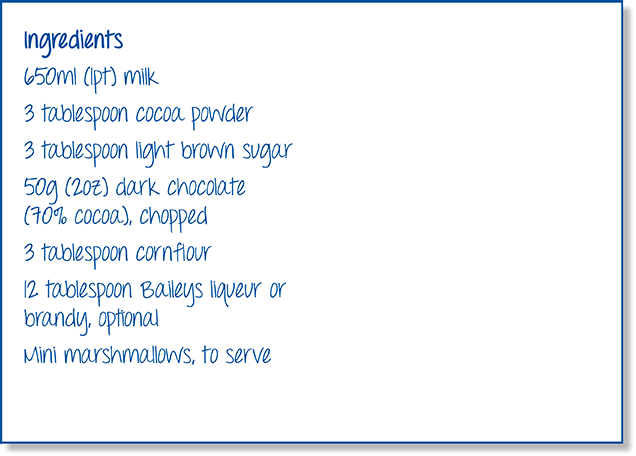
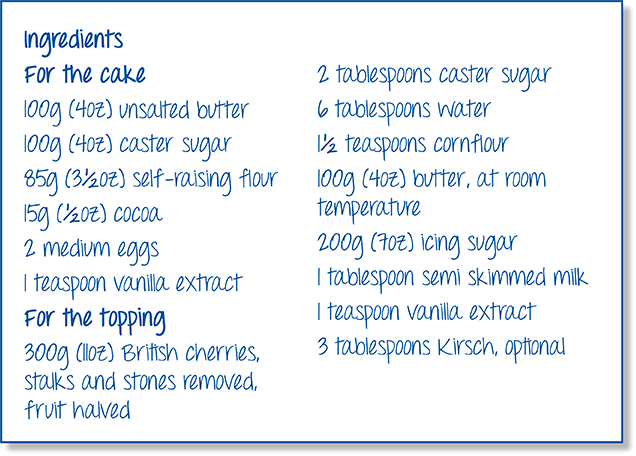
Revision of a layered 636x456 image; what changed, layer by layer:
hid "Layer 12" over [0, 0, 632, 453]
hid "Layer 11" over [0, 0, 632, 453]
hid "Layer 10" over [0, 0, 632, 453]
hid "Layer 9" over [0, 0, 632, 453]
hid "Layer 8" over [0, 0, 632, 453]
hid "Layer 7" over [0, 0, 632, 453]
hid "Layer 6" over [0, 0, 632, 453]
hid "Layer 5" over [0, 0, 632, 453]
hid "Layer 4" over [0, 0, 632, 453]
hid "Layer 3" over [0, 0, 632, 453]
hid "Layer 2" over [0, 0, 632, 453]
added layer "Layer 13" above "Layer 1" over [117, 100, 254, 126]
showed "Layer 1", painted on it over [0, 0, 632, 453]
